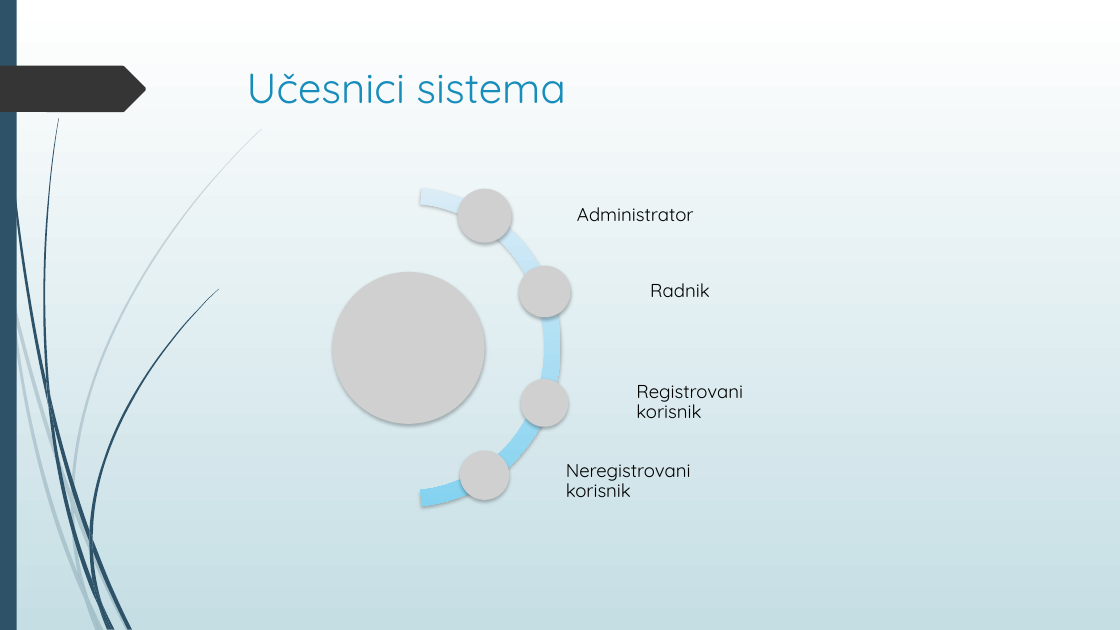
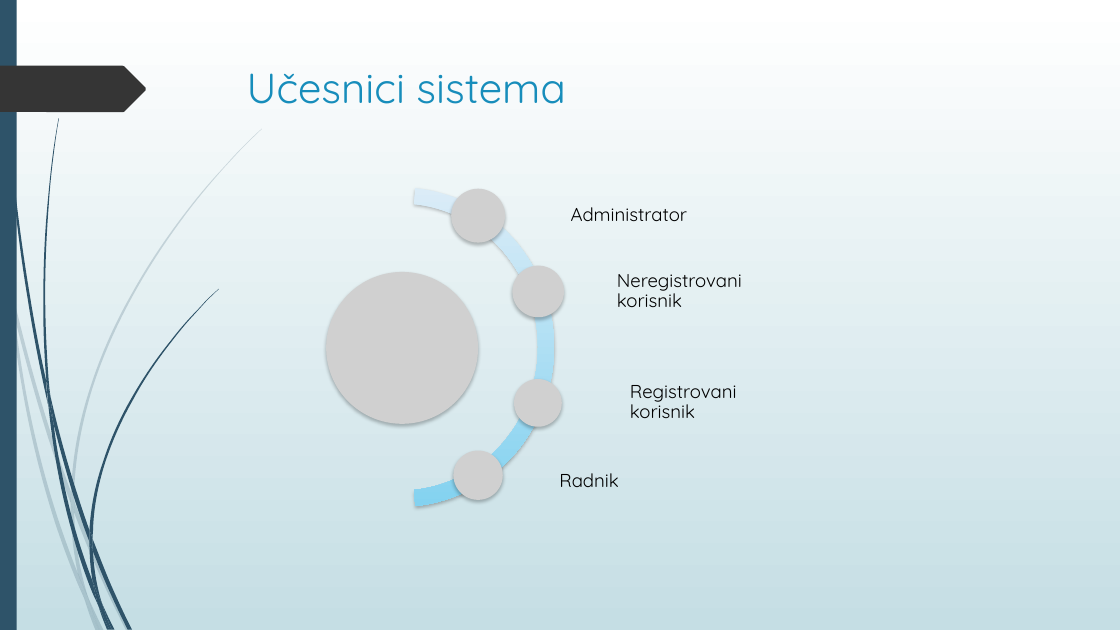
Before and after one commit to BNikola/ticketeer_old, a slide deck: slide 6 of Ticketeer.pptx. Drawn at 1120x630 pixels with LibreOffice and Linux fonts; fonts in the diff are those of the drawing; grey boxes stand for pictures. Boxes give left, top, right and bottom in pixels: in the first picture for what was removed or moved away, otherwise in the second. Text is boxed around its words. In the diff, an @@ line names an element or a change of style, - is before the commit and + after.

Commit message:
ispravka redoslijeda

```diff
--- a/Ticketeer.pptx
+++ b/Ticketeer.pptx
@@ text "Neregistrovani korisnik" moved from (x1=566, y1=464, x2=691, y2=497) to (x1=617, y1=274, x2=742, y2=307) @@
@@ 5 pictures, 2 texts, 1 arch (boxed as its full ring) moved together from (x1=255, y1=187, x2=743, y2=507) to (x1=248, y1=187, x2=737, y2=507) @@
@@ text "Radnik" moved from (x1=650, y1=283, x2=710, y2=297) to (x1=559, y1=473, x2=619, y2=487) @@
```
